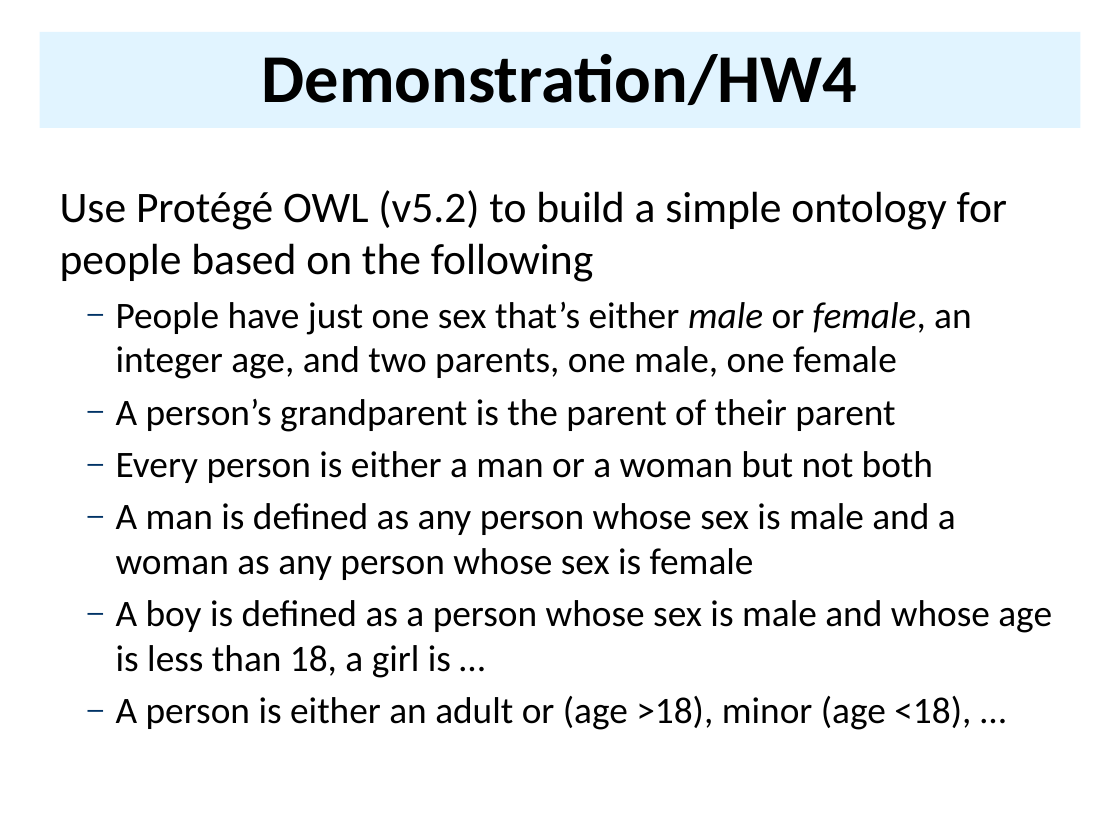
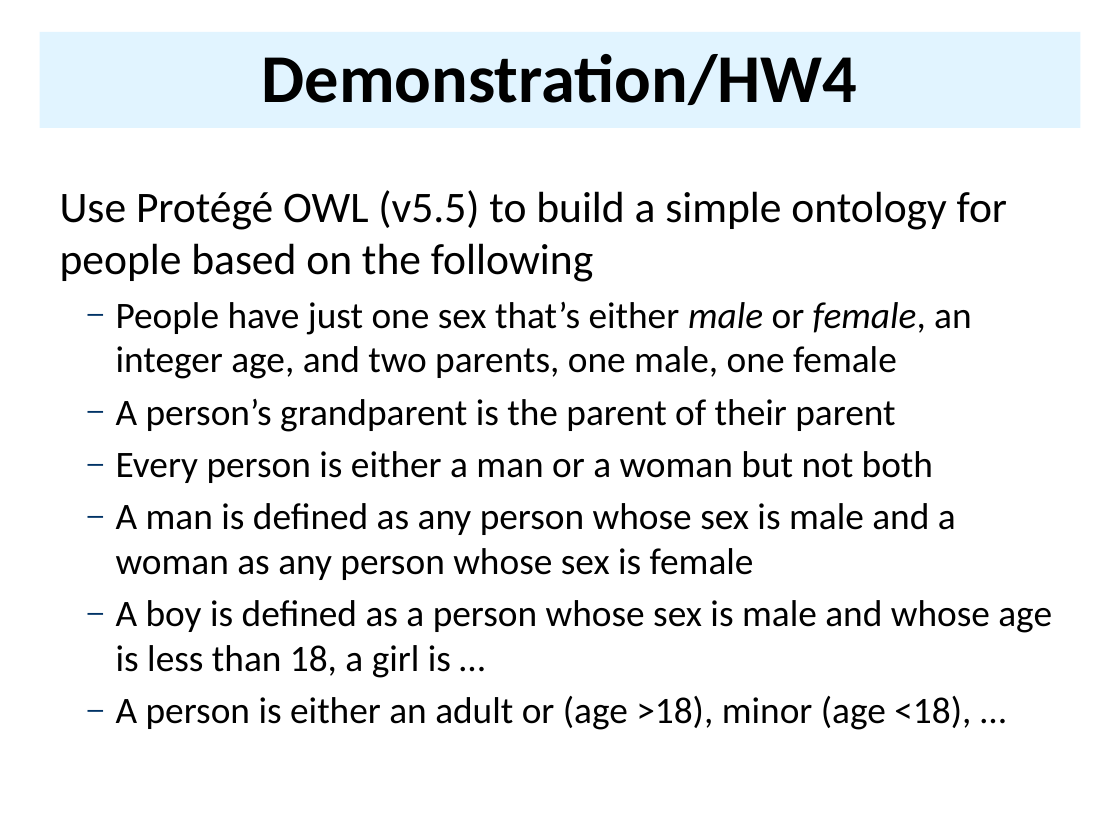
Before and after one commit to UMBC-CMSC-491-691-F19-Knowledge-Graphs/class_material, a slide deck: slide 19 of notes/10_protege/IDEs.pptx (slide 15 before the commit). Drawn at 1120x840 pixels with LibreOffice and Linux fonts; fonts in the diff are those of the drawing. Boxes give left, top, right and bottom in pixels: in the first picture for what was removed or moved away, otherwise in the second. Text is boxed around its words. In the diff, an @@ line names an element or a change of style, - is before the commit and + after.

```diff
--- a/notes/10_protege/IDEs.pptx
+++ b/notes/10_protege/IDEs.pptx
@@ text at (x1=60, y1=190, x2=1007, y2=282): text changed @@
-Use Protégé OWL (v5.2) to build a simple ontology for people based on the following
+Use Protégé OWL (v5.5) to build a simple ontology for people based on the following
```
Also in this commit, not shown: 7 other slides changed, 4 slides added, 5 other files.
